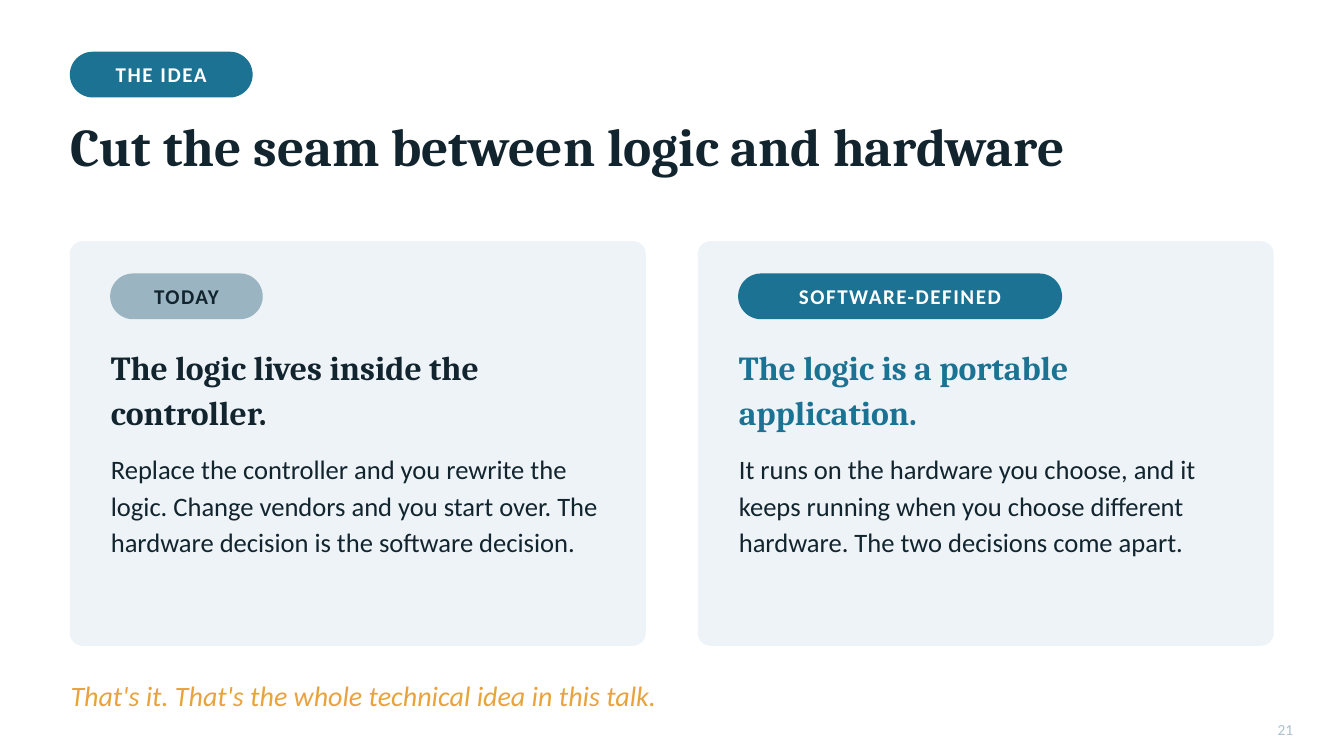
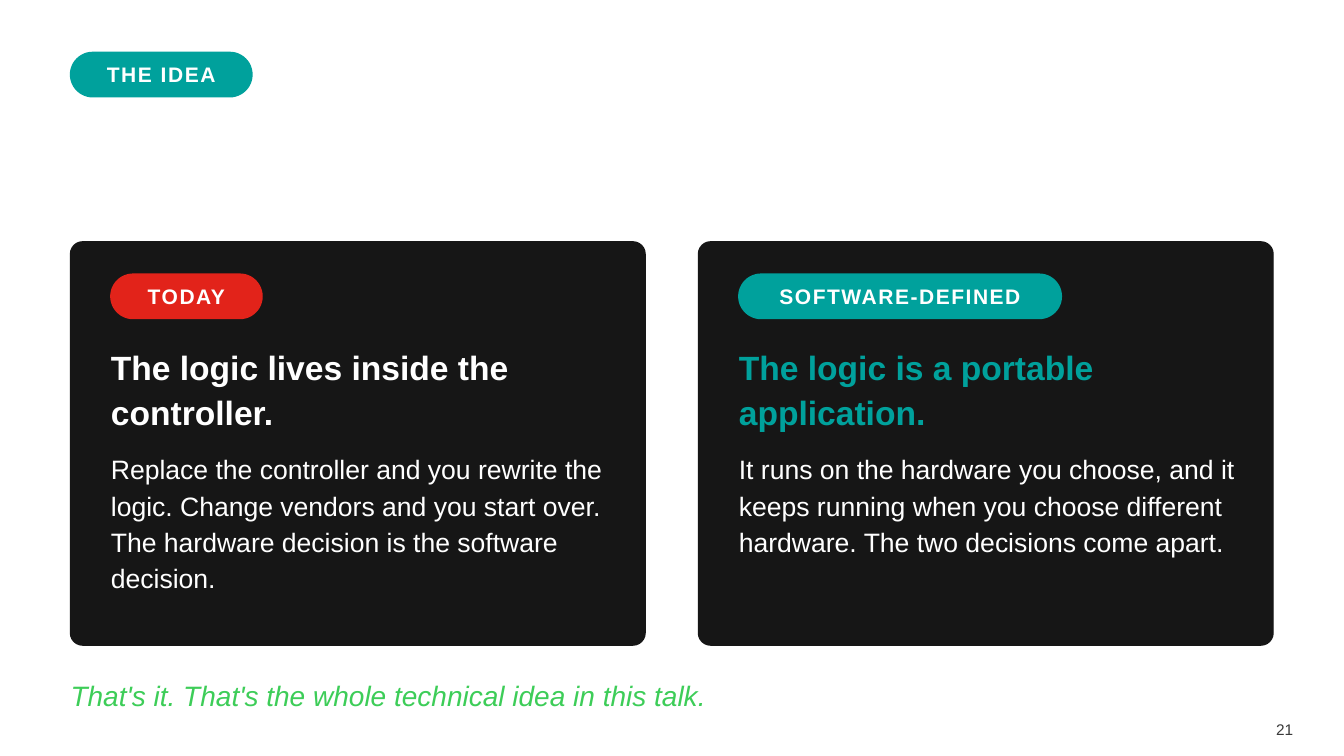
Before and after one commit to KyleSandersSE/AgentSE, a slide deck: slide 21 of presentations/tri-state-2026/SDA-Water-Wastewater-TriState-2026.pptx. Drawn at 1344x756 pixels with LibreOffice and Linux fonts; fonts in the diff are those of the drawing. Boxes give left, top, right and bottom in pixels: in the first picture for what was removed or moved away, otherwise in the second. Text is boxed around its words. In the diff, an @@ line names an element or a change of style, - is before the commit and + after.

```diff
--- a/presentations/tri-state-2026/SDA-Water-Wastewater-TriState-2026.pptx
+++ b/presentations/tri-state-2026/SDA-Water-Wastewater-TriState-2026.pptx
@@ text "THE IDEA" at box(107, 67, 216, 82): font Calibri to Arial @@
@@ rounded rectangle at box(71, 52, 252, 97): fill #1C7293 to #00A19C; outline #1C7293 1 pt to #00A19C 1 pt @@
@@ text removed at box(71, 129, 1065, 177) @@
-Cut the seam between logic and hardware
@@ rounded rectangle at box(71, 242, 645, 645): fill #EDF3F6 to #161616; outline #EDF3F6 1 pt to #161616 1 pt @@
@@ rounded rectangle at box(699, 242, 1273, 645): fill #EDF3F6 to #161616; outline #EDF3F6 1 pt to #161616 1 pt @@
@@ rounded rectangle at box(111, 274, 262, 319): fill #9BB4C1 to #E2231A; outline #9BB4C1 1 pt to #E2231A 1 pt @@
@@ text "SOFTWARE-DEFINED" at box(779, 289, 1020, 305): font Calibri to Arial @@
@@ rounded rectangle at box(739, 274, 1062, 319): fill #1C7293 to #00A19C; outline #1C7293 1 pt to #00A19C 1 pt @@
@@ text "The logic lives inside the ..." at box(111, 355, 508, 426): font Cambria to Arial, text colour #12242E to #FFFFFF @@
@@ text "The logic is a portable ..." at box(739, 355, 1093, 432): font Cambria to Arial, text colour #1C7293 to #00A19C @@
@@ font Calibri to Arial, text colour #12242E to #FFFFFF in 3 elements at box(148, 289, 225, 305), box(111, 459, 602, 589), box(739, 459, 1234, 557) @@
@@ text "That's it. That's the whole ..." at box(71, 685, 705, 707): font Calibri to Arial, text colour #E8A33D to #3DCD58 @@
@@ text "21" at box(1276, 724, 1293, 735): font Calibri to Arial, text colour #AEC1CC to #3A3A3A @@
```
Also in this commit, not shown: 32 other slides changed, 2 other files.
